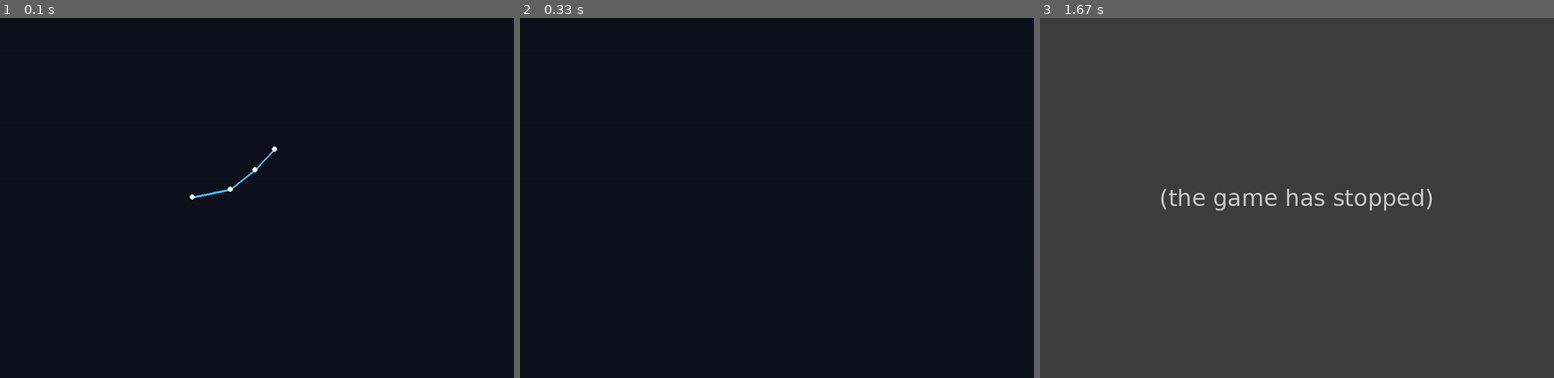
Above: before the commit, frames 1-3 (left to right).
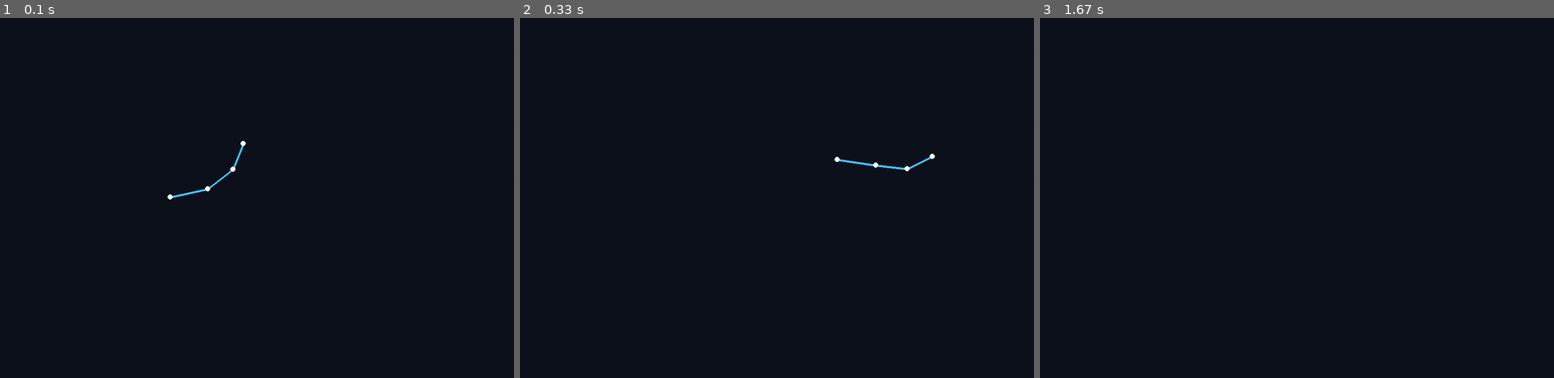
Above: after the commit, the same moments.

Repository: Lamine2004Sow/aquaticlife
Game: pygame game, started from scripts/viewer.py
Two runs of this game, one before a commit and one after it. Both use one fixed random seed, a clock stepped at 60 frames per second and the inputs below.
Inputs:
- Up to frame 1 (0.1 s): no input
- Up to frame 2 (0.33 s): no input
- Up to frame 3 (1.67 s): no input

The runs differ from the first frame. In frame 1, 0.3% of the frame differs, in the area x 32-54%, y 34-51%; in frame 2, 0.2%; in frame 3, 100%, in the area x 0-100%, y 0-100%.
Error before the commit: TypeError: points must be number pairs (pygame_viewer.py line 39); the game stopped at 0.62 s (later frames are placeholders)

Commit message:
fix: clamp dynamics and harden viewer, add dev install target

Diff:
--- a/aquaticlife/envs/swim_env.py
+++ b/aquaticlife/envs/swim_env.py
@@ -60,6 +60,7 @@
         current_here = self.fluid.current_at(self.body.root_pos, self.time)
         drag_root = -self.cfg.drag_root * (self.root_vel - current_here)
         self.root_vel += (propulsion + drag_root) * self.cfg.dt
+        self.root_vel = np.clip(self.root_vel, -5.0, 5.0)
         self.body.root_pos += self.root_vel * self.cfg.dt
 
         # Met à jour les positions et calcule vitesse des segments pour informations
@@ -75,6 +76,11 @@
         self.step_count += 1
 
         obs = self._get_obs()
+        if not np.isfinite(obs).all():
+            # Abort if divergence; return severe penalty
+            reward = -10.0
+            info = {"distance": float(self.body.root_pos[0]), "energy": 0.0, "instability": 0.0}
+            return obs * 0, reward, True, info
         reward, info = self._compute_reward(muscle_torques)
         done = self.step_count >= self.max_steps
         return obs, reward, done, info
--- a/aquaticlife/physics/body.py
+++ b/aquaticlife/physics/body.py
@@ -98,10 +98,13 @@
         spring_torque = -stiffness * self.angles
         damper_torque = -damping * self.angular_vel
         total = muscle_torques + drag_torques + spring_torque + damper_torque
+        total = np.nan_to_num(total, nan=0.0, posinf=0.0, neginf=0.0)
         inertia = self.params.masses[:-1] * (self.params.lengths[:-1] ** 2)
         inertia = np.maximum(inertia, 1e-3)
         self.angular_vel += (total / inertia) * dt
+        self.angular_vel = np.clip(self.angular_vel, -50.0, 50.0)
         self.angles += self.angular_vel * dt
+        self.angles = np.clip(self.angles, -np.pi, np.pi)
 
     def copy(self) -> "RigidSegmentChain":
         clone = RigidSegmentChain(params=self.params)
--- a/aquaticlife/visualization/pygame_viewer.py
+++ b/aquaticlife/visualization/pygame_viewer.py
@@ -34,9 +34,10 @@
     def draw_body(self):
         positions = self.env.body.forward_kinematics()
         pts = [world_to_screen(p, self.scale, self.offset) for p in positions if np.isfinite(p).all()]
+        if len(pts) < 2:
+            return
         self.screen.fill((15, 18, 30))
-        if len(pts) >= 2:
-            pygame.draw.lines(self.screen, (70, 200, 255), False, pts, width=4)
+        pygame.draw.lines(self.screen, (70, 200, 255), False, pts, width=4)
         for p in pts:
             pygame.draw.circle(self.screen, (255, 255, 255), p, 5)
 
@@ -51,6 +52,8 @@
                         sys.exit(0)
                 action = self.controller(obs)
                 obs, reward, done, info = self.env.step(action)
+                if not np.isfinite(obs).all():
+                    done = True
                 self.draw_body()
                 pygame.display.flip()
                 self.clock.tick(fps)
Not shown, changed: Makefile
